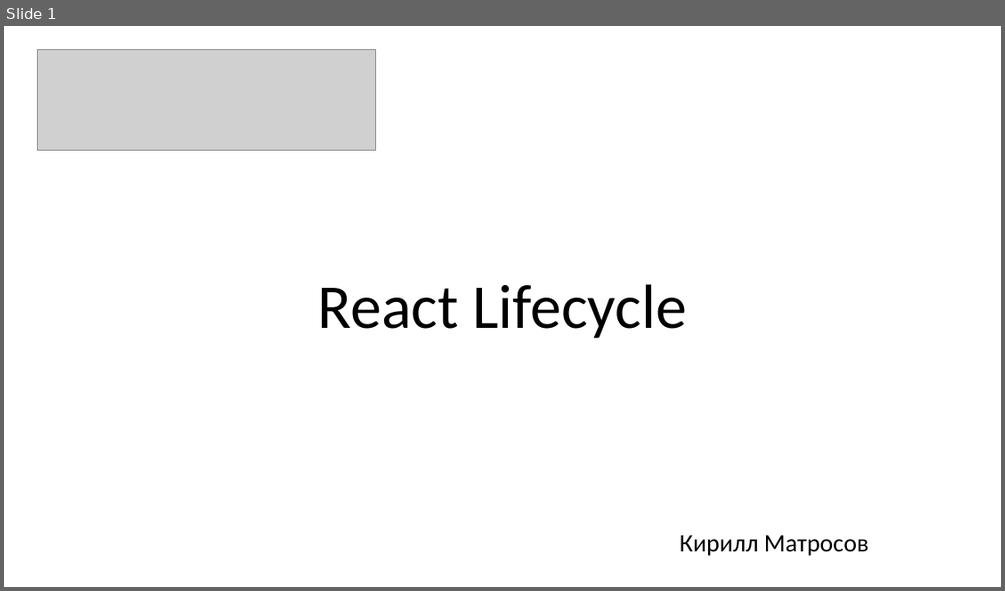
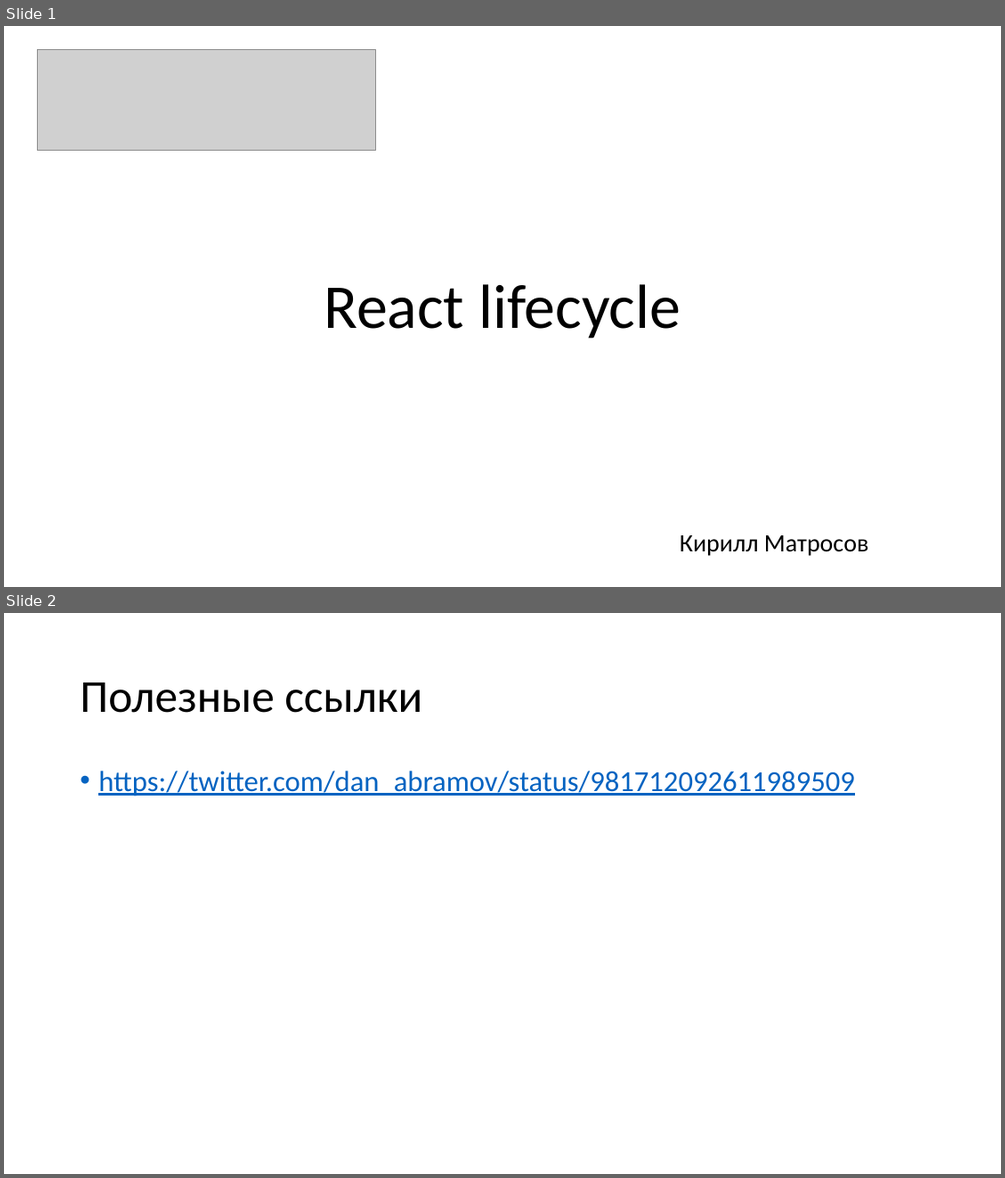
Before and after one commit to kdmatrosov/react-lifecycle, a slide deck: React Lifecycle.pptx. Shown one above the other, each under a label of ours: slide 1 before the commit, slides 1 and 2 after it. The pictures are 1005x591 and 1005x1178 pixels, drawn with LibreOffice and Linux fonts; fonts in the diff are those of the drawing; grey boxes stand for pictures. Boxes give left, top, right and bottom in pixels: in the first picture for what was removed or moved away, otherwise in the second. Text is boxed around its words. In the diff, an @@ line names an element or a change of style, - is before the commit and + after.

Commit message:
updatу pptx

```diff
--- a/React Lifecycle.pptx
+++ b/React Lifecycle.pptx
@@ slide 2 added at [4, 613, 1001, 1174], background #FFFFFF @@
@@ title added at [80, 682, 422, 713], 44 pt, text #000000 @@
+Полезные ссылки
@@ text added at [98, 771, 854, 796], 28 pt, text #0563C1, underline @@
+• https://twitter.com/dan_abramov/status/981712092611989509
@@ slide 1 changed as well @@
@@ title at [324, 284, 680, 338]: text changed @@
-React Lifecycle
+React lifecycle
```
